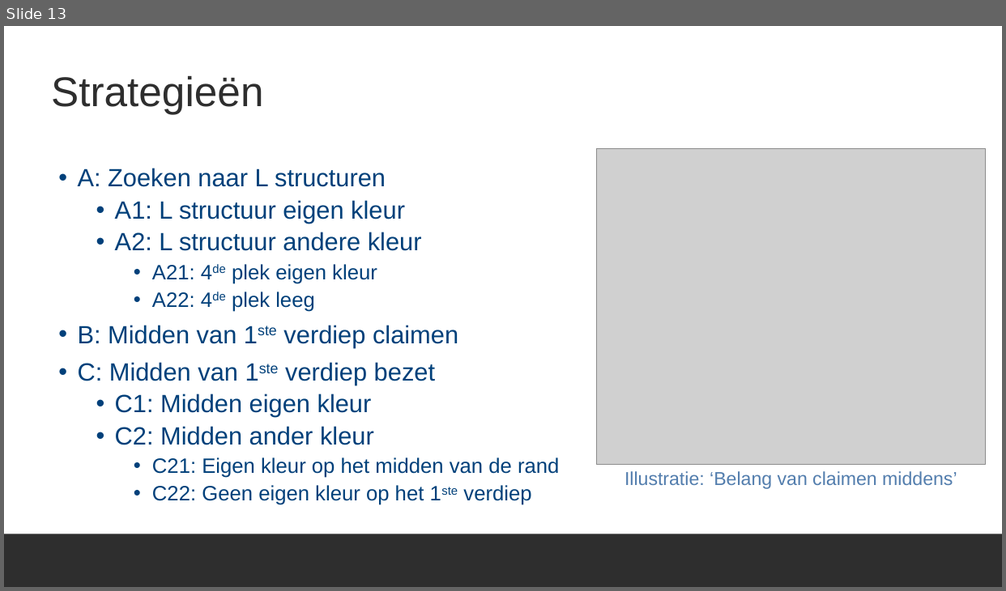
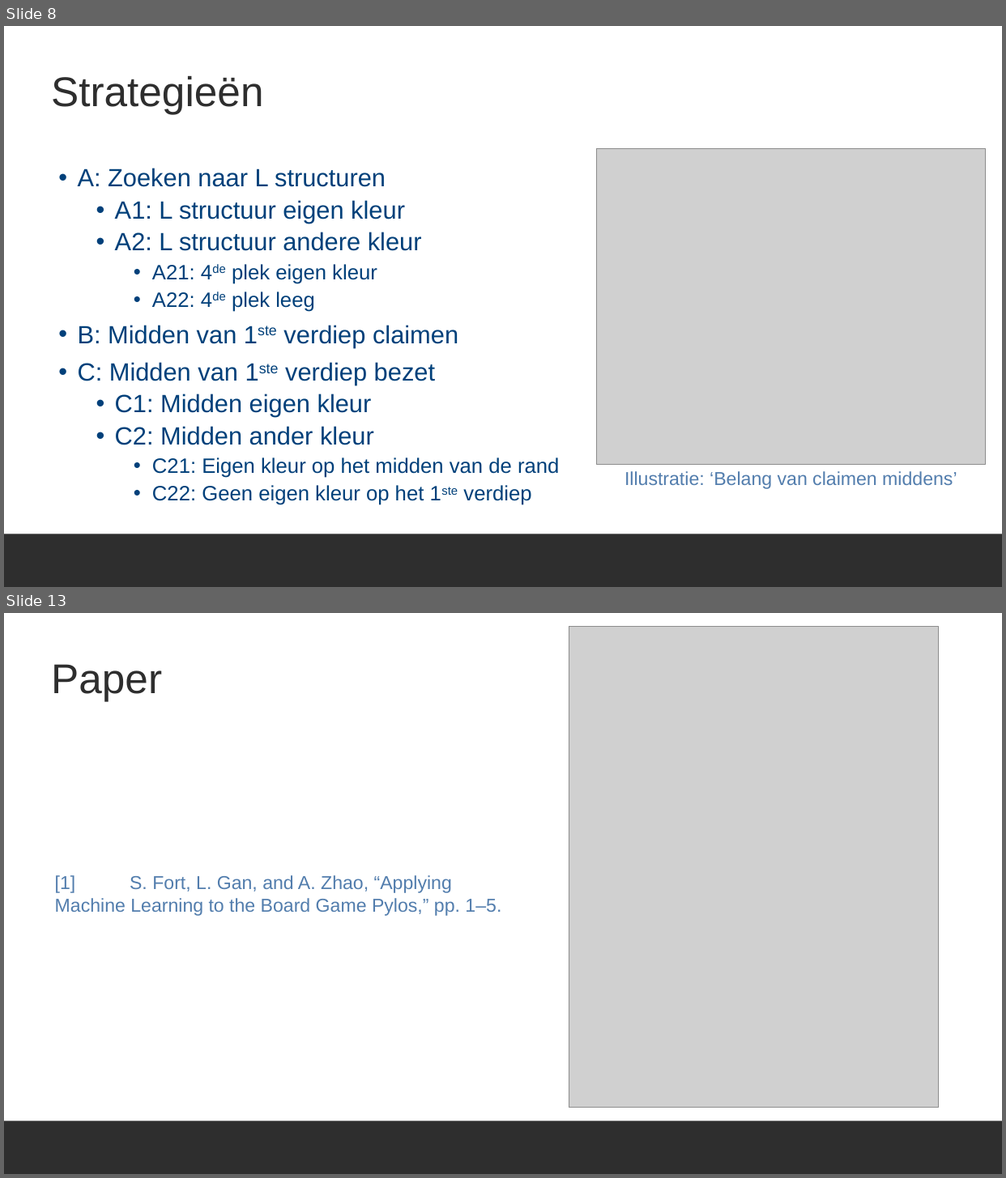
Before and after one commit to ro-per/PylosGamingBot, a slide deck: Presentation.pptx. Shown one above the other, each under a label of ours: slide 13 before the commit, slides 8 and 13 after it; the slides between them are not shown. The pictures are 1006x591 and 1006x1178 pixels, drawn with LibreOffice and Linux fonts; fonts in the diff are those of the drawing; grey boxes stand for pictures; background and template pictures are left out. Boxes give left, top, right and bottom in pixels: in the first picture for what was removed or moved away, otherwise in the second. Text is boxed around its words. In the diff, an @@ line names an element or a change of style, - is before the commit and + after.

```diff
--- a/Presentation.pptx
+++ b/Presentation.pptx
@@ slide 13 added at <box>4,613,1002,1174</box>, background #FFFFFF; not listed: 1 template element that a slide beside it also shows @@
@@ picture added at <box>569,627,938,1108</box> @@
@@ title added at <box>51,664,162,701</box>, 40 pt, text #2E2E2E @@
+Paper
@@ text added at <box>55,875,501,916</box>, 18 pt, text #527DAD @@
+[1] S. Fort, L. Gan, and A. Zhao, “Applying Machine Learning to the Board Game Pylos,” pp. 1–5.
@@ what was slide 13 is now slide 8 @@
```
Also in this commit, not shown: 1 slide changed, 5 other slides added, 8 slides removed.
